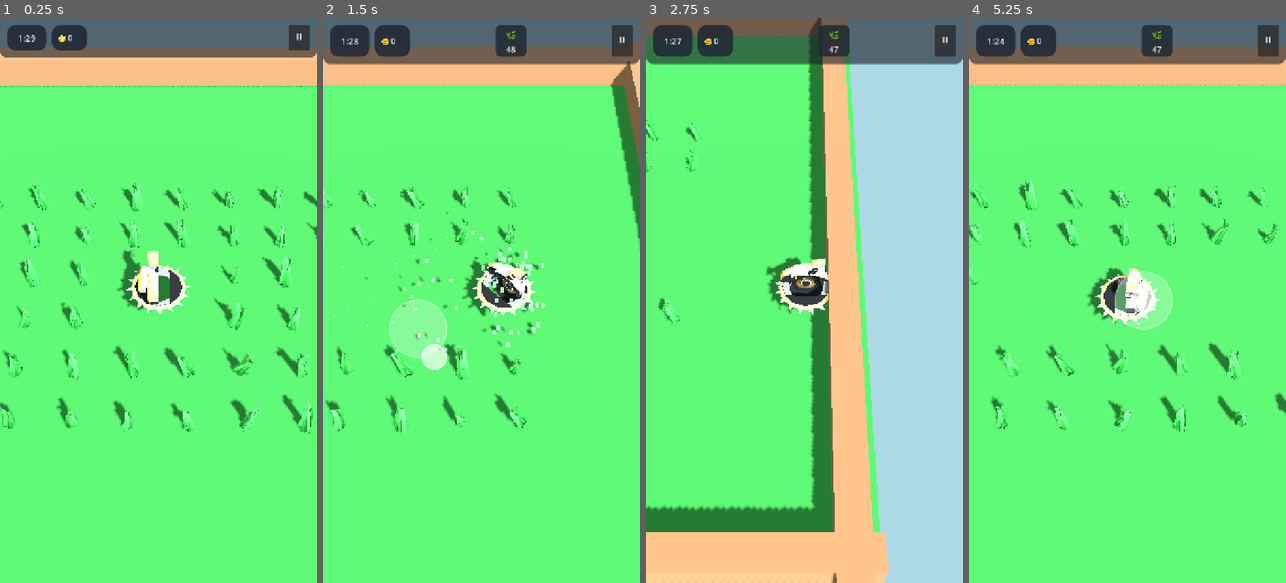
Above: before the commit, frames 1-4 (left to right).
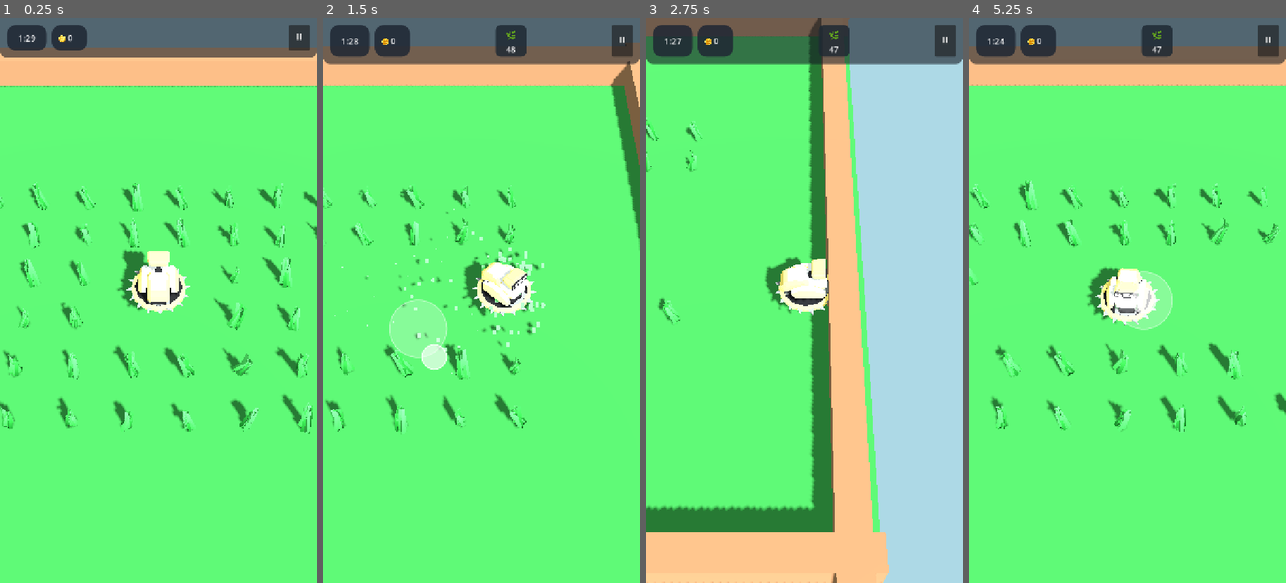
Above: after the commit, the same moments.

Repository: rogerbif/grass-cut-bot
Game: Godot game, scene res://scenes/main.tscn
Same seed, same stepped clock (60 frames per second), same inputs: the game is played once before the commit and once after it.
Inputs (mouse positions are in pixels of both pictures, inside the frame that each line leads up to):
- Up to frame 1 (0.25 s): no input
- Up to frame 2 (1.5 s): move the mouse to (551, 272) at 0.52 s; hold Right (ui_right) 0.53-1.25 s; click (551, 272) at 0.67 s; drag from (418, 328) to (465, 413) at 1.27 s
- Up to frame 3 (2.75 s): move the mouse to (836, 176) at 2.02 s; hold Right (ui_right) from 2.03 s (still down)
- Up to frame 4 (5.25 s): release Right (ui_right) at 2.75 s; drag from (1111, 413) to (1032, 215) at 2.77 s; move the mouse to (1222, 385) at 3.52 s; hold Left (ui_left) 3.53-4.25 s; drag from (1032, 215) to (1079, 159) at 4.27 s; move the mouse to (1143, 300) at 5.02 s; hold Down (ui_down) from 5.03 s (still down); click (1143, 300) at 5.17 s

The runs differ from the first frame. In frame 1, 0.6% of the frame differs, in the area x 40-59%, y 41-52%; in frame 2, 0.7%; in frame 3, 0.7%, in the area x 37-58%, y 43-52%; in frame 4, 0.6%.

Commit message:
fix(model): aplicar mirror modifiers no export gltf do robo [v0.3.4]

Diff:
--- a/project.godot
+++ b/project.godot
@@ -11,7 +11,7 @@
 [application]
 
 config/name="Grass Cut Bot"
-config/version="0.3.3"
+config/version="0.3.4"
 run/main_scene="res://scenes/main.tscn"
 config/features=PackedStringArray("4.7", "Mobile")
 config/icon="res://icon.svg"
Binary file changed: assets/models/grass_bot.glb
Not shown, added: docs/historico_melhorias/011_correcao_mirror_export_gltf_modelo_robo.md
Not shown, changed: docs/historico_melhorias/INDICE_MELHORIAS.md
